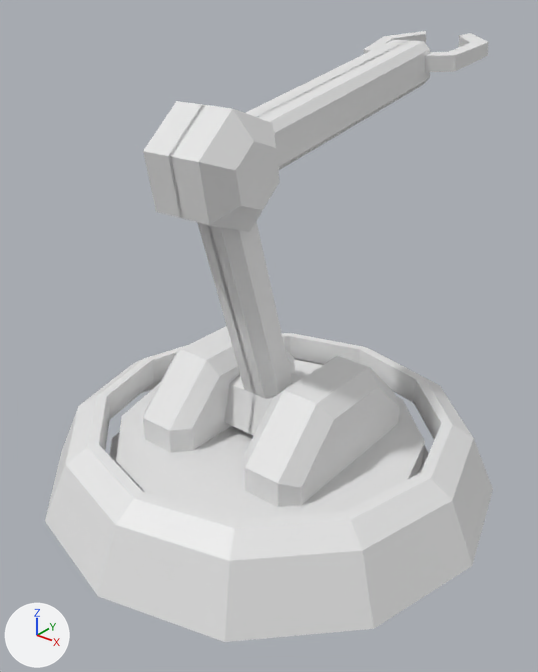
One commit to the Blender file ModelSource/Inserter.blend: the scene before it, then after it.
The view is the same before and after, from a 50 mm lens placed at (0.853, -1.098, 0.986), pointed at (-0.021, -0.005, 0.308). Arrows for +X, +Y and +Z are at lower left; the lights stay in place.

The scene before the commit, as lines of its bpy script (objects in view):
```python
me_insertermesh = bpy.data.meshes.new('InserterMesh')
me_insertermesh.from_pydata(...)  # 156 vertices, 110 faces; spans x -0.486..0.004, y -0.486..0.681, z -0.042..0.866
me_insertermesh.materials.append(None)
ob_arm = bpy.data.objects.new('Arm', me_insertermesh)
ob_arm.location = (-0.004, -0.026, -0.003)
_m = ob_arm.modifiers.new('Mirror', 'MIRROR')
_m.use_clip = True
```
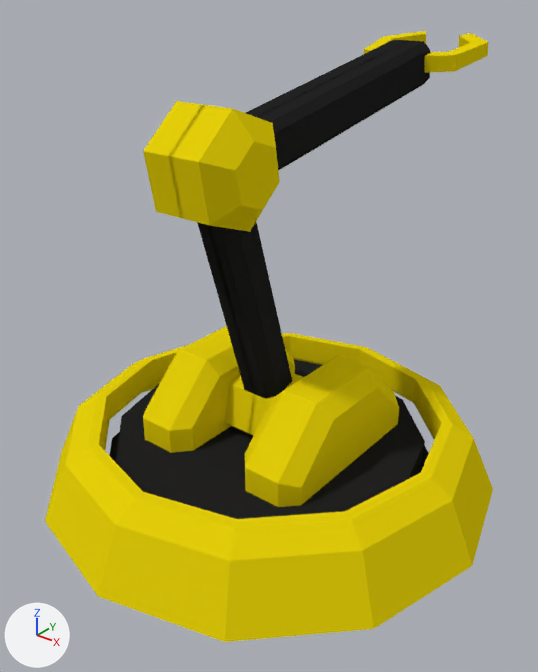
Pixel boxes (x1, y1, x2, y2) of what changed, in the pictures (538 x 672 px):
part 1 of me_insertermesh, recoloured (white to yellow): (45, 326, 493, 642) in both
part 2 of me_insertermesh, recoloured (grey to yellow): (143, 101, 280, 232) in both
part 3 of me_insertermesh, recoloured (white to yellow): (364, 31, 488, 73) in both
part 4 of me_insertermesh, recoloured (white to black): (109, 360, 429, 519) in both
part 5 of me_insertermesh, recoloured (grey to black): (197, 222, 292, 398) in both
part 6 of me_insertermesh, recoloured (grey to black): (246, 40, 430, 171) in both

What the commit changed:
Material 'Primary' (mat_primary) is new.
Its base color is (0.8, 0.64, 0.00317) (yellow #e7d10a).
Material 'Secondary' (mat_secondary) is new.
Its base color is (0.0174, 0.0174, 0.0174) (black #242424).
me_insertermesh has 156 vertices, 110 faces and spans x -0.486..0.004, y -0.486..0.681, z -0.042..0.866.
me_insertermesh is used by ob_arm; location (-0.004, -0.026, -0.003).
me_insertermesh part 1: 58 of the faces centred in x -0.428..-0.022, y -0.428..0.428, z -0.042..0.269 switch from no material to mat_primary (yellow #e7d10a).
me_insertermesh part 2: 13 of the faces centred in x -0.098..-0.029, y -0.239..-0.058, z 0.609..0.782 switch from no material to mat_primary (yellow #e7d10a).
me_insertermesh part 3: 13 of the faces centred in x -0.124..-0.05, y 0.473..0.665, z 0.8..0.859 switch from no material to mat_primary (yellow #e7d10a).
me_insertermesh part 4: 13 of the faces centred in x -0.322..-0.083, y -0.324..0.324, z 0.041..0.101 switch from no material to mat_secondary (black #242424).
me_insertermesh part 5: 7 of the faces centred in x -0.048..-0.012, y -0.149..-0.03, z 0.43..0.705 switch from no material to mat_secondary (black #242424).
me_insertermesh part 6: 5 of the faces centred in x -0.053..-0.017, y 0.191..0.208, z 0.713..0.804 switch from no material to mat_secondary (black #242424).
